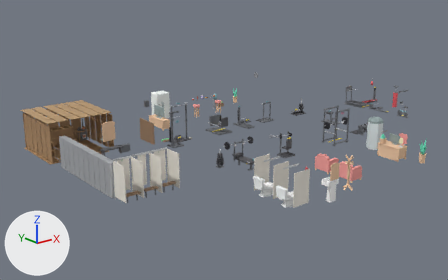
The glTF model godot/assets/models/gym_stations.glb as it was, and as the next commit left it.
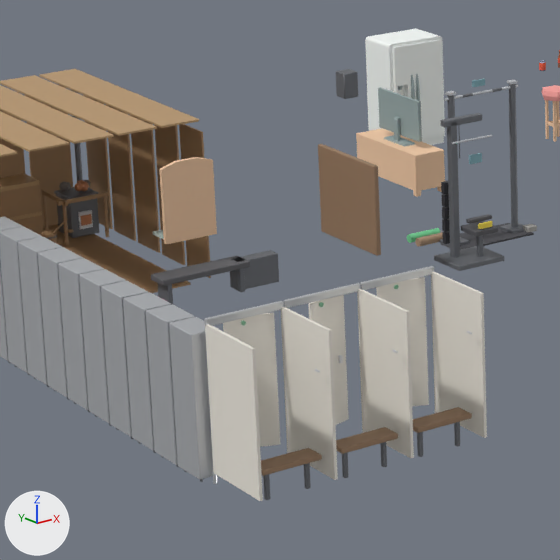
The first picture shows the older version from a 50 mm camera at (-27.9, -29.4, 12.4) aimed at (-3.0, 1.7, -0.1). The close-ups show the older and then the newer version on the part from 14% to 44% of the width and 30% to 78% of the height of that picture. Only the edits that show in the close-ups are written down. Arrows for +X, +Y and +Z are at lower left; the lights stay in place. Where no turn or scale is listed for an object, it has been applied to the vertices. Vertices at exactly the same position are counted once.

Names of what the first close-up shows: 'SM_Dress_Booths', 'SM_Dress_Extra', 'SM_Dress_Fridge', 'SM_Dress_Lockers', 'SM_Dress_MirrorLock', 'SM_Dress_Sauna', 'SM_Dress_SitBench', 'SM_Dress_TV', 'SM_Dress_TVCab', 'SM_Station_Lat', 'SM_Station_PullUp' and 3 more.
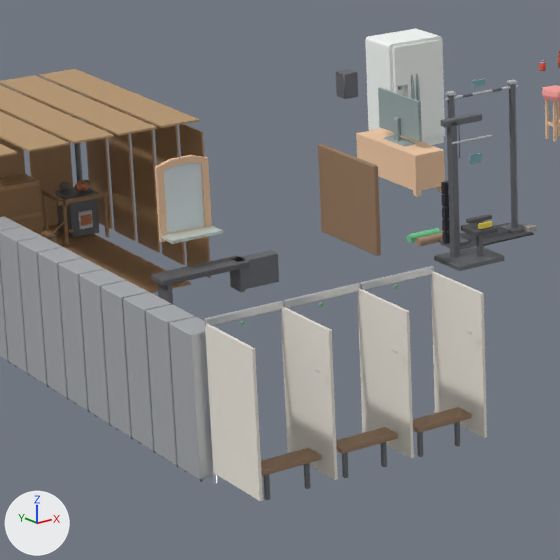
Changed parts and their boxes [x1, y1, x2, y2] in the close-ups (560 x 560 px):
'SM_Dress_MirrorLock', moved, turned: before [153, 157, 217, 244]; after [155, 155, 223, 244]
part 1 of me_sm_dress_booths, deleted: before [223, 277, 429, 447]

The change in detail:
me_sm_dress_booths is used by ob_sm_dress_booths; location (-12.18, -3.27, 0.0).
me_sm_dress_booths had 596 vertices, 1044 faces and spanned x -1.64..1.64, y -0.69..0.69, z 0.0..2.13.
me_sm_dress_booths now has 548 vertices, 972 faces and spans x -1.64..1.64, y -0.69..0.48, z 0.0..2.13.
me_sm_dress_booths part 1: 6 loose pieces with 48 vertices, spanning x -1.27..1.51, y 0.42..0.69, z 0.28..2.0, are deleted.
Object 'SM_Dress_MirrorLock' (ob_sm_dress_mirrorlock) turns from (0, 0, -180) to (0, 0, 0) degrees about x, y and z.
Object 'SM_Dress_MirrorLock' (ob_sm_dress_mirrorlock) moves from (-10.45, 3.98, 0.85) to (-10.45, 3.79, 0.85).
